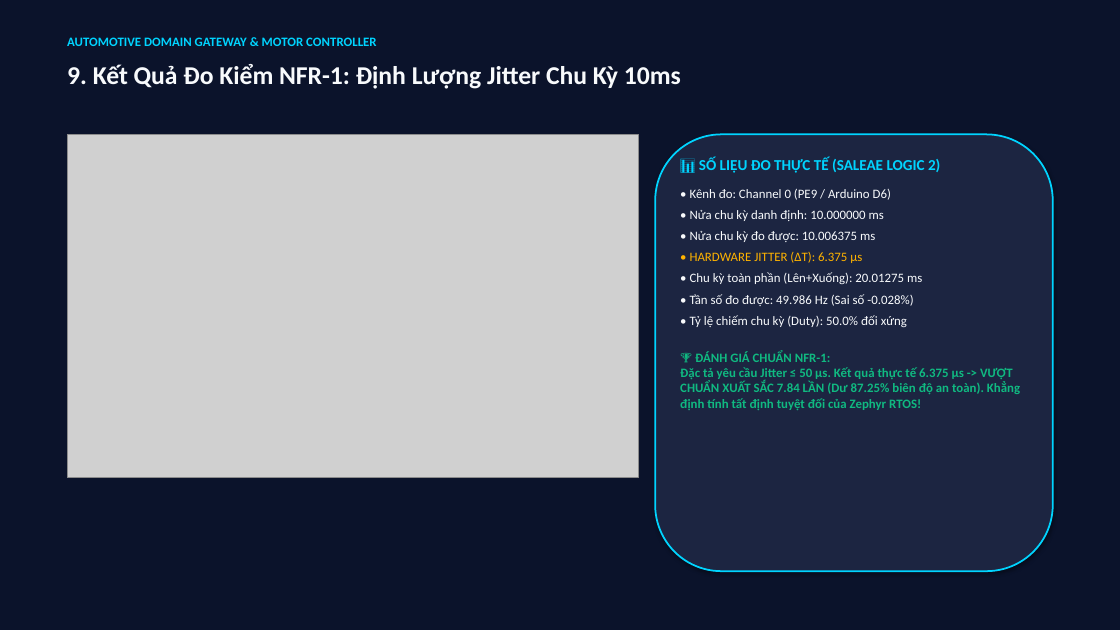
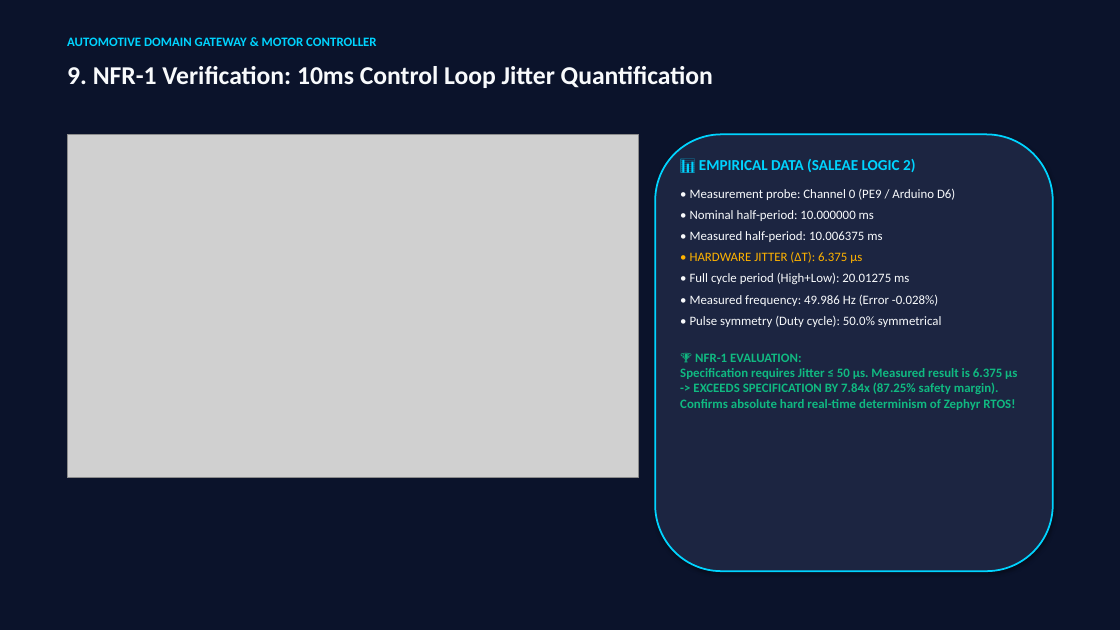
Before and after one commit to dobuuphuoc/stm32mp157d-dk1-automotive-gateway, a slide deck: slide 10 of docs/AUTOMOTIVE_DOMAIN_GATEWAY_PRESENTATION.pptx. Drawn at 1120x630 pixels with LibreOffice and Linux fonts; fonts in the diff are those of the drawing; grey boxes stand for pictures. Boxes give left, top, right and bottom in pixels: in the first picture for what was removed or moved away, otherwise in the second. Text is boxed around its words. In the diff, an @@ line names an element or a change of style, - is before the commit and + after.

```diff
--- a/docs/AUTOMOTIVE_DOMAIN_GATEWAY_PRESENTATION.pptx
+++ b/docs/AUTOMOTIVE_DOMAIN_GATEWAY_PRESENTATION.pptx
@@ text at [67,66,713,88]: text changed @@
-9. Kết Quả Đo Kiểm NFR-1: Định Lượng Jitter Chu Kỳ 10ms
+9. NFR-1 Verification: 10ms Control Loop Jitter Quantification
@@ text at [690,159,955,242]: text changed @@
-📊 SỐ LIỆU ĐO THỰC TẾ (SALEAE LOGIC 2)
-• Kênh đo: Channel 0 (PE9 / Arduino D6)
-• Nửa chu kỳ danh định: 10.000000 ms
-• Nửa chu kỳ đo được: 10.006375 ms
+📊 EMPIRICAL DATA (SALEAE LOGIC 2)
+• Measurement probe: Channel 0 (PE9 / Arduino D6)
+• Nominal half-period: 10.000000 ms
+• Measured half-period: 10.006375 ms
@@ text at [680,273,1017,410]: text changed @@
-• Chu kỳ toàn phần (Lên+Xuống): 20.01275 ms
-• Tần số đo được: 49.986 Hz (Sai số -0.028%)
-• Tỷ lệ chiếm chu kỳ (Duty): 50.0% đối xứng
-🏆 ĐÁNH GIÁ CHUẨN NFR-1:
-Đặc tả yêu cầu Jitter ≤ 50 µs. Kết quả thực tế 6.375 µs -> VƯỢT CHUẨN XUẤT SẮC 7.84 LẦN (Dư 87.25% biên độ an toàn). Khẳng định tính tất định tuyệt đối của Zephyr RTOS!
+• Full cycle period (High+Low): 20.01275 ms
+• Measured frequency: 49.986 Hz (Error -0.028%)
+• Pulse symmetry (Duty cycle): 50.0% symmetrical
+🏆 NFR-1 EVALUATION:
+Specification requires Jitter ≤ 50 µs. Measured result is 6.375 µs -> EXCEEDS SPECIFICATION BY 7.84x (87.25% safety margin). Confirms absolute hard real-time determinism of Zephyr RTOS!
```
Also in this commit, not shown: 15 other slides changed, 1 slide added, 1 slide removed, 17 other files.
